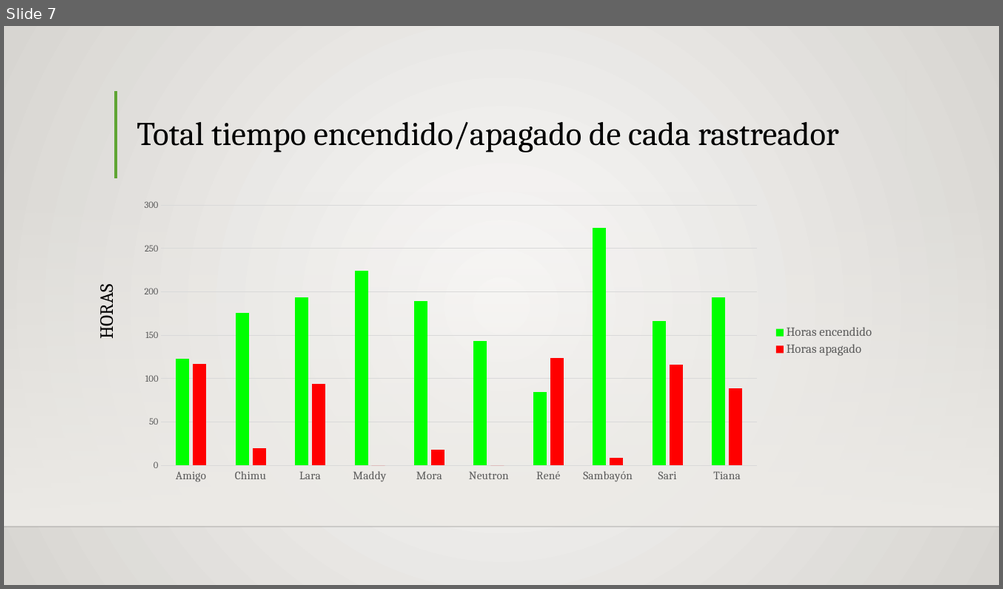
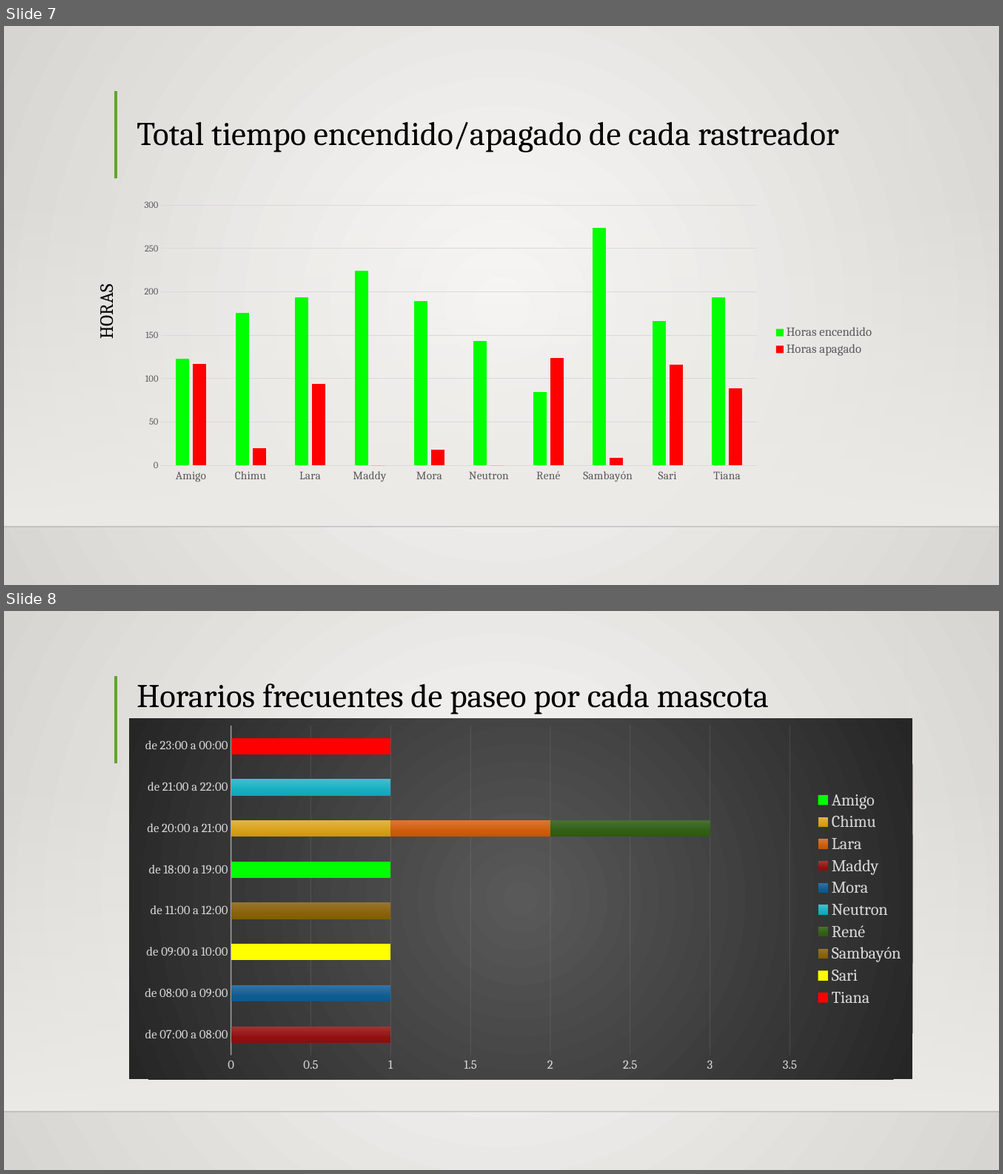
Before and after one commit to Siriusg2/resumenipa, a slide deck: excel_reports/IPApresentacion.pptx. Shown one above the other, each under a label of ours: slide 7 before the commit, slides 7 and 8 after it. The pictures are 1003x589 and 1003x1174 pixels, drawn with LibreOffice and Linux fonts; fonts in the diff are those of the drawing; background and template pictures are left out. Boxes give left, top, right and bottom in pixels: in the first picture for what was removed or moved away, otherwise in the second. Text is boxed around its words. In the diff, an @@ line names an element or a change of style, - is before the commit and + after.

```diff
--- a/excel_reports/IPApresentacion.pptx
+++ b/excel_reports/IPApresentacion.pptx
@@ slide 8 added at (4,611,999,1170), background gradient #FAFAF9 to #D7D5D2; not listed: 3 template elements that a slide beside it also shows @@
@@ title added at (129,632,906,718), fill gradient #FAFAF9 to #D7D5D2, 32 pt, text #000000 @@
+Horarios frecuentes de paseo por cada mascota
@@ bar stacked chart added at (129,718,913,1079) @@
+categories: de 07:00 a 08:00, de 08:00 a 09:00, de 09:00 a 10:00, de 11:00 a 12:00, de 18:00 a 19:00, de 20:00 a 21:00, de 21:00 a 22:00, de 23:00 a 00:00
+Amigo: -, -, -, -, 1, -, -, -
+Chimu: -, -, -, -, -, 1, -, -
+Lara: -, -, -, -, -, 1, -, -
+Maddy: 1, -, -, -, -, -, -, -
+Mora: -, 1, -, -, -, -, -, -
+Neutron: -, -, -, -, -, -, 1, -
+René: -, -, -, -, -, 1, -, -
+Sambayón: -, -, -, 1, -, -, -, -
+Sari: -, -, 1, -, -, -, -, -
+Tiana: -, -, -, -, -, -, -, 1
```
Also in this commit, not shown: 1 slide changed, 1 slide removed, 1 other file.
